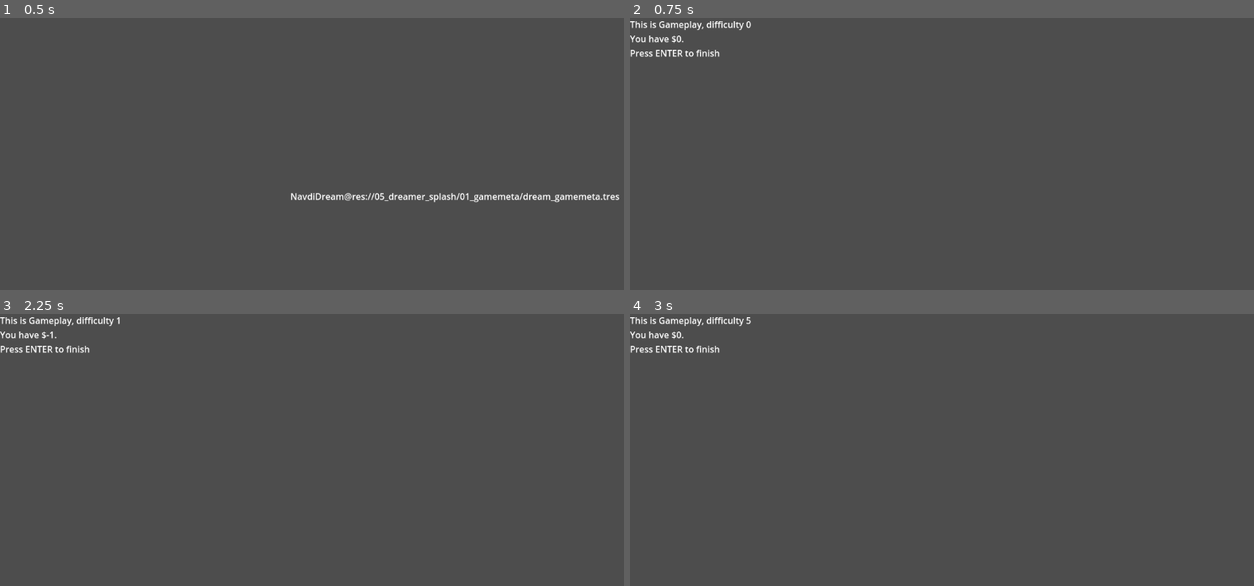
Above: before the commit, frames 1-4 (two rows, left to right).
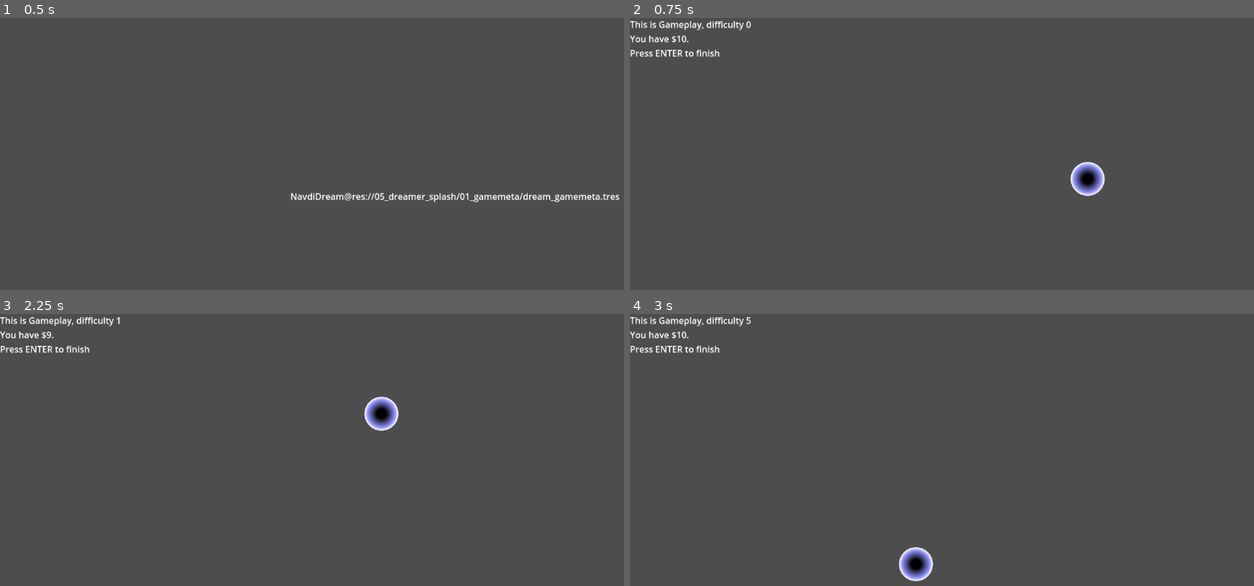
Above: after the commit, the same moments.

Repository: droqen/LEONARDS_INFERNO
Game: Godot game, scene res://05_dreamer_splash/initdreamer.tscn
The game is run twice, just before and just after one commit, with the same random seed, the same clock (stepped at 60 frames per second) and the same inputs.
Inputs (mouse positions are in pixels of both pictures, inside the frame that each line leads up to):
- Up to frame 1 (0.5 s): no input
- Up to frame 2 (0.75 s): tap Enter (action) at 0.5 s; move the mouse to (1085, 178) at 0.52 s; hold Right (right) from 0.53 s (still down); hold Enter (action) from 0.53 s (still down); click (1085, 178) at 0.67 s
- Up to frame 3 (2.25 s): move the mouse to (193, 509) at 1.27 s; release Right (right) at 1.28 s; release Enter (action) at 1.28 s; hold Down (down) 1.28-2.03 s; tap Enter (action) at 1.35, 2 s; click (193, 509) at 1.42 s; move the mouse to (380, 414) at 2.02 s; hold Right (right) from 2.03 s (still down); hold Enter (action) from 2.03 s (still down); click (380, 414) at 2.17 s
- Up to frame 4 (3 s): move the mouse to (917, 564) at 2.77 s; release Right (right) at 2.78 s; release Enter (action) at 2.78 s; hold Up (up) from 2.78 s (still down); tap Enter (action) at 2.85 s; click (917, 564) at 2.92 s

Frame 1 is identical in both runs. In frame 2, 0.6% of the frame differs, in the area x 7-77%, y 6-66%; in frame 3, 0.6%; in frame 4, 0.6%.

Commit message:
adding player that follows mouse

Diff:
--- a/05_dreamer_splash/01_gamemeta/gamemeta_mgr.gd
+++ b/05_dreamer_splash/01_gamemeta/gamemeta_mgr.gd
@@ -6,7 +6,7 @@
 func _ready() -> void:
 	if Dreamer.first('gmmgr initialized'):
 		Dreamer.w('levelindex',0)
-		Dreamer.w('currency',0)
+		Dreamer.w('currency',10)
 		Dreamer.w('map',[0,"s",1,5,2,3,6,3,4,10,"x"])
 	else:
 		Dreamer.w('levelindex',Dreamer.r('levelindex')+1)
--- a/05_dreamer_splash/02a_gameplay/gameplay_scene.tscn
+++ b/05_dreamer_splash/02a_gameplay/gameplay_scene.tscn
@@ -1,6 +1,17 @@
-[gd_scene load_steps=2 format=3 uid="uid://bpe6pgwe6trme"]
+[gd_scene load_steps=5 format=3 uid="uid://bpe6pgwe6trme"]
 
 [ext_resource type="Script" uid="uid://cmtrflo78ygbq" path="res://05_dreamer_splash/02a_gameplay/gameplay_scene.gd" id="1_pmhbl"]
+[ext_resource type="Script" uid="uid://dnv1bfb1l45j2" path="res://05_dreamer_splash/02a_gameplay/player.gd" id="2_2uxmm"]
+
+[sub_resource type="Gradient" id="Gradient_mm0ru"]
+offsets = PackedFloat32Array(0.266234, 0.792208, 0.961039, 0.987013)
+colors = PackedColorArray(0, 0, 0, 1, 0.576471, 0.576471, 1, 1, 1, 1, 1, 1, 1, 1, 1, 0)
+
+[sub_resource type="GradientTexture2D" id="GradientTexture2D_mtouh"]
+gradient = SubResource("Gradient_mm0ru")
+fill = 1
+fill_from = Vector2(0.5, 0.5)
+fill_to = Vector2(1, 0.5)
 
 [node name="GameplayScene" type="Node2D"]
 script = ExtResource("1_pmhbl")
@@ -9,3 +20,9 @@
 offset_right = 40.0
 offset_bottom = 23.0
 text = "This is Gameplay"
+
+[node name="player" type="Node2D" parent="."]
+script = ExtResource("2_2uxmm")
+
+[node name="Sprite2D" type="Sprite2D" parent="player"]
+texture = SubResource("GradientTexture2D_mtouh")
--- /dev/null
+++ b/05_dreamer_splash/02a_gameplay/player.gd
@@ -0,0 +1,4 @@
+extends Node2D
+
+func _physics_process(_delta: float) -> void:
+	position = get_global_mouse_position()
Not shown, added: 05_dreamer_splash/02a_gameplay/player.gd.uid
